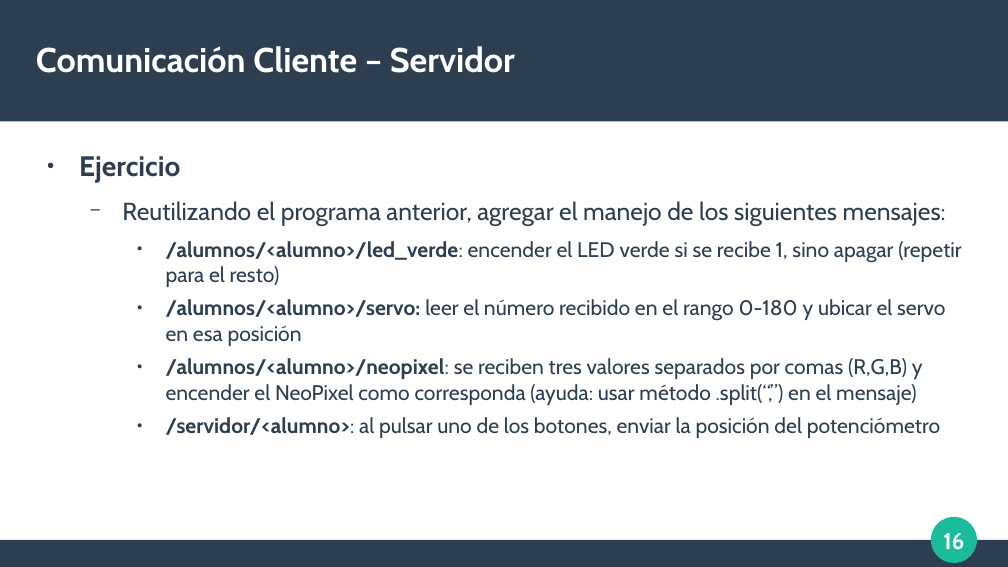
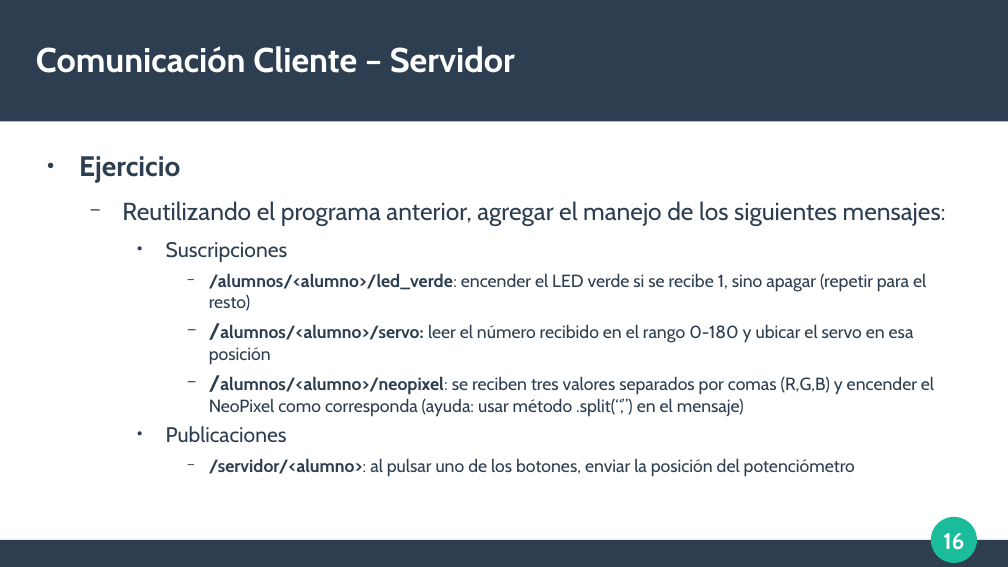
Before and after one commit to neon-iot/hands-on-iot, a slide deck: slide 16 of 5-comunicacion-cliente-servidor/05-wifi-mqtt.odp. Drawn at 1008x567 pixels with LibreOffice and Linux fonts; fonts in the diff are those of the drawing. Boxes give left, top, right and bottom in pixels: in the first picture for what was removed or moved away, otherwise in the second. Text is boxed around its words. In the diff, an @@ line names an element or a change of style, - is before the commit and + after.

Commit message:
comunicacion cliente servidor

```diff
--- a/5-comunicacion-cliente-servidor/05-wifi-mqtt.odp
+++ b/5-comunicacion-cliente-servidor/05-wifi-mqtt.odp
@@ text at box(166, 242, 288, 262): paragraph added @@
+    ● Suscripciones
@@ text at box(209, 273, 934, 476): size 16.6 to 13.9 pt in "/alumnos/<alumno>/led_verde: encender el LED verde si se ...", "/alumnos/<alumno>/servo: leer el número recibido en el ...", "/alumnos/<alumno>/neopixel: se reciben tres valores separado ...", "/servidor/<alumno>: al pulsar uno de los botones, ..."; bullet ● to −; list level 3 to 4 in "/alumnos/<alumno>/led_verde: encender el LED verde ..."; list level 3 to 4 in "/alumnos/<alumno>/servo: leer el número recibido ..."; list level 3 to 4 in "/alumnos/<alumno>/neopixel: se reciben tres valores ..."; list level 3 to 4 in "/servidor/<alumno>: al pulsar uno de ..." @@
@@ text at box(166, 426, 287, 442): paragraph added @@
+    ● Publicaciones
```
Also in this commit, not shown: 3 other slides changed, 2 other files.
